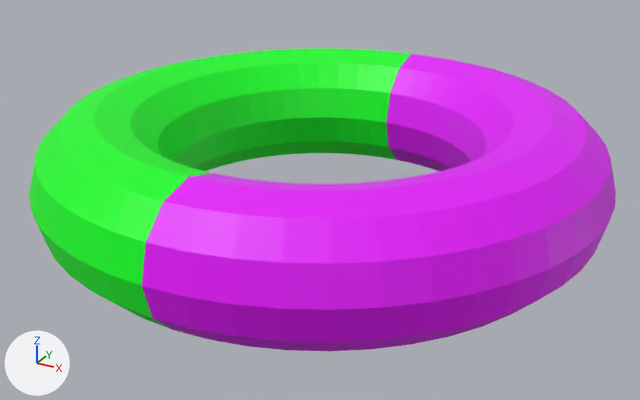
A saved change to the FBX model FBX/Torus.fbx.
Camera for both pictures: a 50 mm lens placed at (0.0184, -0.0336, 0.015), pointed at (0.0002, -0.0006, -0.0015). Arrows for +X, +Y and +Z are at lower left; the lights stay in place. Where no turn or scale is listed for an object, it has been applied to the vertices.
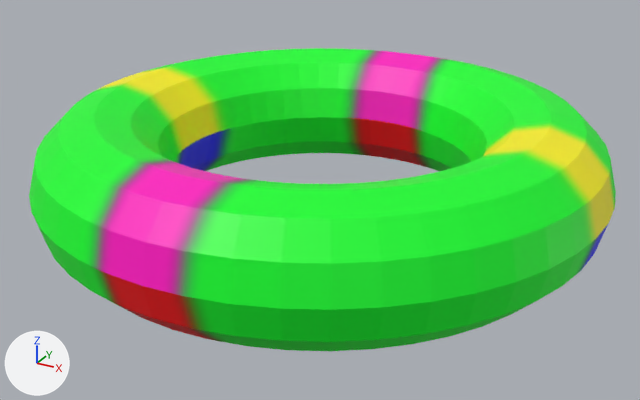
Boxes [x1, y1, x2, y2] around the edits, measured in the pictures (640 x 400 px):
'Torus', surface changed, recoloured (pink to green)
    both: [86, 50, 616, 351]
part 1 of me_torus, recoloured (pink to green)
    both: [142, 54, 616, 351]

What the commit changed:
Picture 'Torus01.png' (img_torus01_png) is new.
In material 'Torus01' (mat_torus01), base_color is no longer (0.0, 1.0, 0.0148), green #00ff20.
In material 'Torus01' (mat_torus01), texture is now set to img_torus01_png, with its transparency.
me_torus has 576 vertices, 576 faces and spans x -0.013..0.013, y -0.013..0.013, z -0.003..0.003.
me_torus is used by ob_torus; location (0.0, 0.0, 0.0).
me_torus part 1: all 288 faces that had it switch from mat_torus02 (pink #e700ff) to mat_torus01 (picture img_torus01_png).
